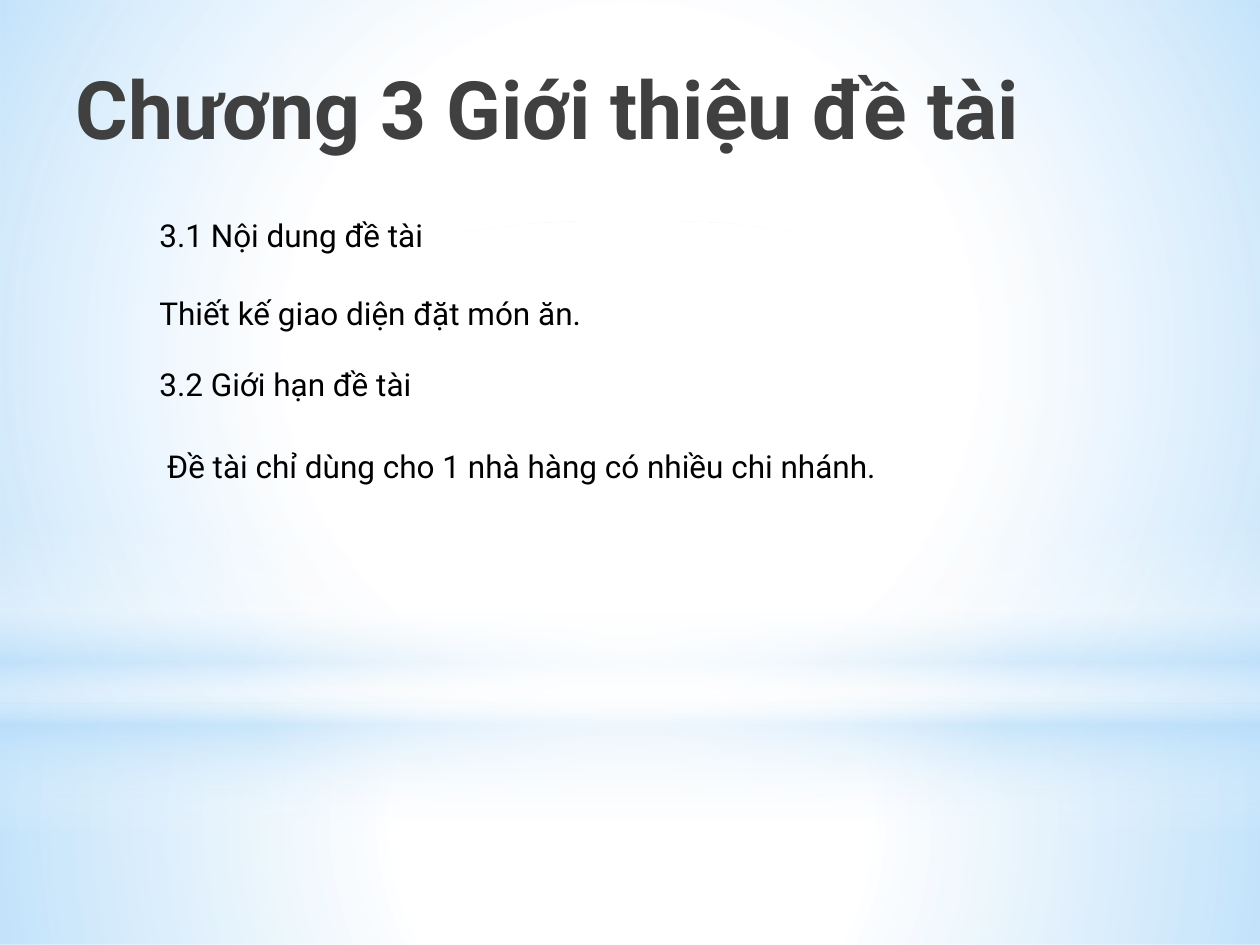
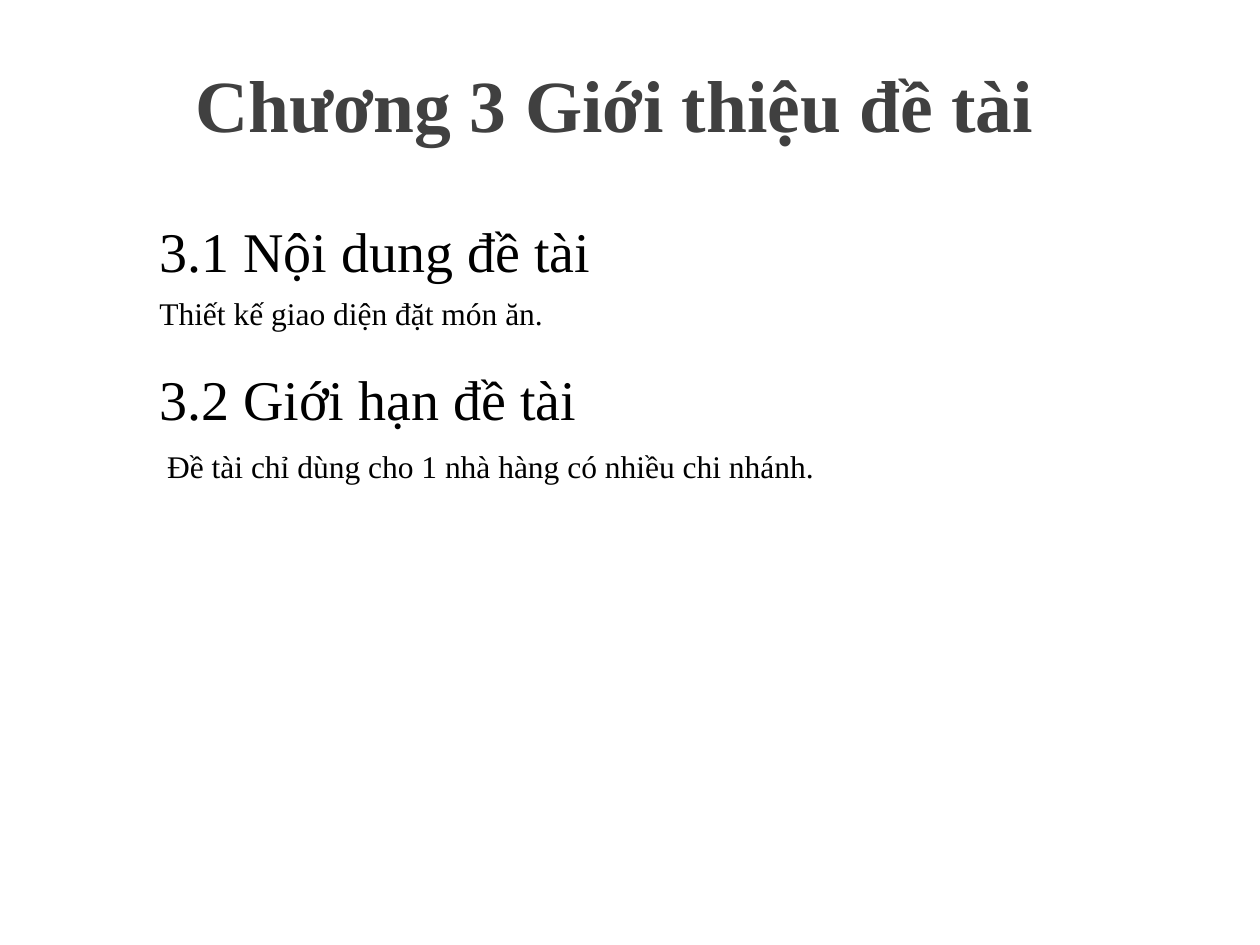
Before and after one commit to Toi223/NhomDT, a slide deck: slide 7 of LẬP TRÌNH MOBILE CROSS-PLATFORM VỚI XAMARIN.pptx. Drawn at 1260x945 pixels with LibreOffice and Linux fonts; fonts in the diff are those of the drawing; background and template pictures are left out. Boxes give left, top, right and bottom in pixels: in the first picture for what was removed or moved away, otherwise in the second. Text is boxed around its words. In the diff, an @@ line names an element or a change of style, - is before the commit and + after.

```diff
--- a/LẬP TRÌNH MOBILE CROSS-PLATFORM VỚI XAMARIN.pptx
+++ b/LẬP TRÌNH MOBILE CROSS-PLATFORM VỚI XAMARIN.pptx
@@ rectangle removed at (x1=0, y1=0, x2=1260, y2=703) @@
@@ title "Chương 3 Giới thiệu đề ..." at (x1=195, y1=78, x2=1033, y2=146): size 46 to 42 pt, font Roboto to Times New Roman, text colour gradient #000000 to #404040 to #212745 to gradient #000000 to #404040; alignment left to centre @@
@@ ellipse removed at (x1=0, y1=220, x2=1260, y2=924) @@
@@ text "3.1 Nội dung đề tài" at (x1=159, y1=231, x2=590, y2=282): size 18 to 32 pt, font Roboto to Times New Roman @@
@@ text "Thiết kế giao diện đặt ..." at (x1=159, y1=302, x2=543, y2=332): font Roboto to Times New Roman @@
@@ text "3.2 Giới hạn đề tài" at (x1=159, y1=379, x2=576, y2=430): size 18 to 32 pt, font Roboto to Times New Roman @@
@@ text "Đề tài chỉ dùng cho ..." at (x1=167, y1=455, x2=814, y2=485): font Roboto to Times New Roman @@
@@ rectangle removed at (x1=0, y1=519, x2=1260, y2=834) @@
@@ rectangle removed at (x1=0, y1=703, x2=1260, y2=945) @@
```
Also in this commit, not shown: 11 other slides changed, 2 slides added, 2 slides removed.
